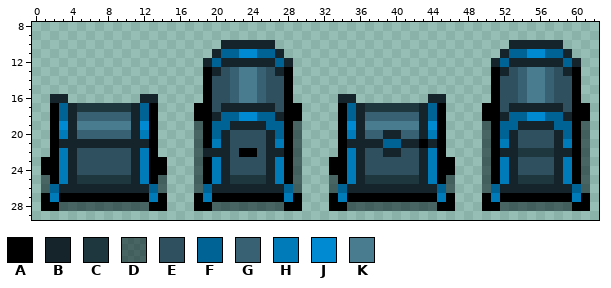
File history of a pixel-art sprite, src/main/resources/objects/soulcavechest.png. This is how it looked before the edit.
The file is 128x64 pixels, drawn in blocks of 2x2; one block is one cell here. Colours within 5 levels of each other are drawn and written as one. Shown: x 0..62, y 8..29.
Palette (. is transparent): A #000000  B #14242a  C #1e363e  D #00131a85  E #2f505e  F #006395  G #386273  H #007bb9  J #008ad1  K #4a7c8f
Now the later version:
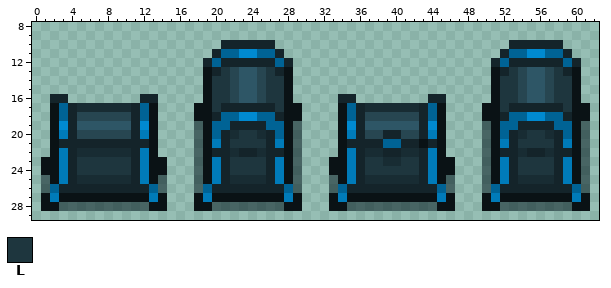
Colours new in this view: L #1e363e
Changes in this commit:
@@ palette @@
-A #000000
+A #0a1215
-C #1e363e
+C #182c33
-G #386273
+G #274651
-K #4a7c8f
+K #2e5666
@@ x 0..62 @@
 12 ...................BFBBBBBBFB......................BFBBBBBBFB..
-13 ...................ABEGKKGEBA......................ABEGKKGEBA..
-14 ...................AEEGKKGEEA......................AEEGKKGEEA..
-15 ...................AEEGKKGEEA......................AEEGKKGEEA..
-16 ..BB........BB.....AEEGKKGEEA.....BB........BB.....AEEGKKGEEA..
-17 ..AFBCCCCCCBFA....AAEBBBBBBEAA....AFBCCCCCCBFA....AAEBBBBBBEAA.
+13 ...................ABLGKKGLBA......................ABLGKKGLBA..
+14 ...................ALLGKKGLLA......................ALLGKKGLLA..
+15 ...................ALLGKKGLLA......................ALLGKKGLLA..
+16 ..BB........BB.....ALLGKKGLLA.....BB........BB.....ALLGKKGLLA..
+17 ..AFBCCCCCCBFA....AALBBBBBBLAA....AFBCCCCCCBFA....AALBBBBBBLAA.
 18 ..AFBGGGGGGBFA....AABFFJJFFBAA....AFBGGGGGGBFA....AABFFJJFFBAA.
 19 ..AJBKKKKKKBJA....DAFFBBBBFFAD....AJBKKKKKKBJA....DAFFBBBBFFAD.
-20 ..AHBGGGGGGBHA....DAFBEEEEBFAD....AHBGGBBGGBHA....DAFBEEEEBFAD.
-21 ..ABBBBBBBBBBA....DAHBEEEEBHAD....ABBBBFFBBABA....DAHBEEEEBHAD.
-22 ..AHBEEEEEEBHA....DBBBEAAEBBAD....AHBEEBBEEBHA....DABBCCCCBBAD.
-23 .AAHBEEEEEEBHAA...DAHBEEEEBHAD...AAHBEEEEEEBHAA...DAHBEEEEBHAD.
-24 .AAHBEEEEEEBHAA...DAHBEEEEBHAD...AAHBEEEEEEBHAA...DAHBEEEEBHAD.
+20 ..AHBGGGGGGBHA....DAFBCLLCBFAD....AHBGGBBGGBHA....DAFBCLLCBFAD.
+21 ..ABBBBBBBBBBA....DAHBLLLLBHAD....ABBBBFFBBABA....DAHBLLLLBHAD.
+22 ..AHBCCCCCCBHA....DABBCBBCBBAD....AHBCCBBCCBHA....DABBCBBCBBAD.
+23 .AAHBLLLLLLBHAA...DAHBLLLLBHAD...AAHBLLCCLLBHAA...DAHBLLLLBHAD.
+24 .AAHBLLLLLLBHAA...DAHBLLLLBHAD...AAHBLLLLLLBHAA...DAHBLLLLBHAD.
 25 .DAHBCCCCCCBHAD...DAHBCCCCBHAD...DAHBCCCCCCBHAD...DAHBCCCCBHAD.
Changed places in both pictures, as pixel boxes (x1, y1, x2, y2):
changed: (194, 67, 302, 211)
changed: (329, 67, 590, 211)
changed: (41, 103, 167, 211)
